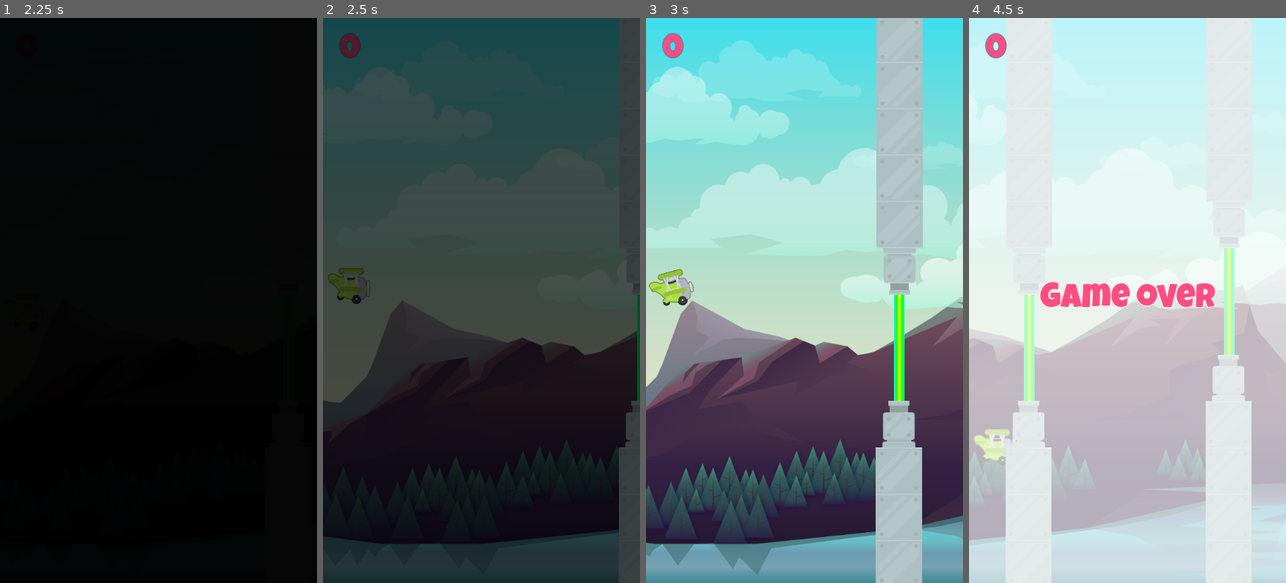
Above: before the commit, frames 1-4 (left to right).
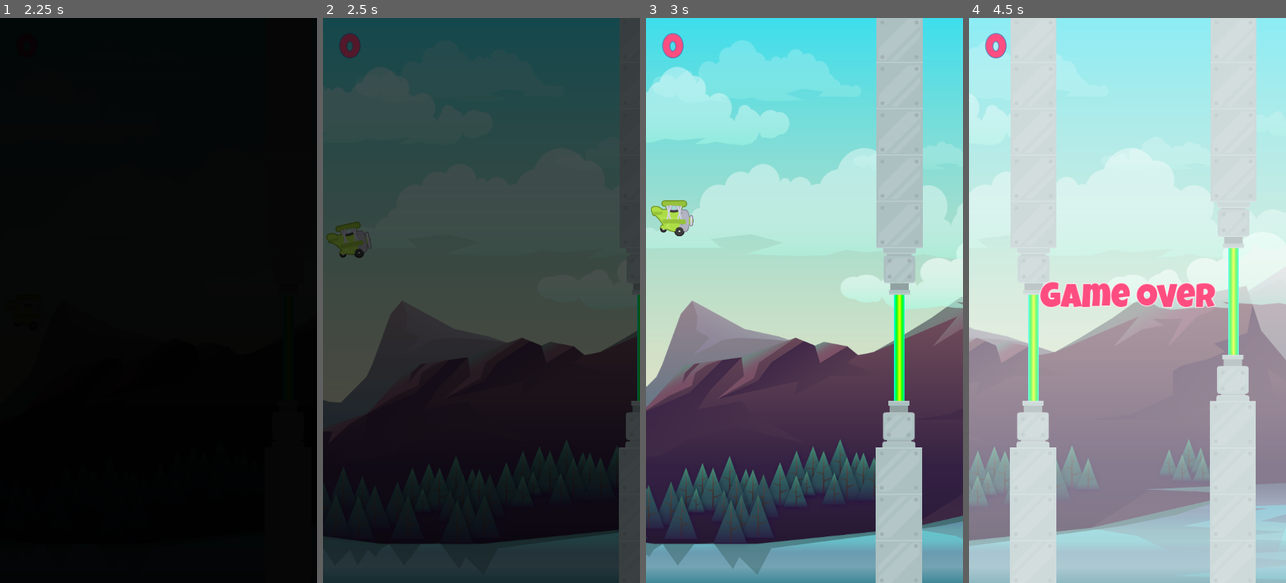
Above: after the commit, the same moments.

Repository: Danielle-Luz/Plane-game
Game: Godot game, scene res://scenes/main/main.tscn
Same seed, same stepped clock (60 frames per second), same inputs: the game is played once before the commit and once after it.
Inputs:
- Up to frame 1 (2.25 s): tap Space at 0.5, 1.25 s; hold Up (ui_up) 0.53-2.03 s; tap Enter (ui_accept) at 0.77, 1.52 s
- Up to frame 2 (2.5 s): no input
- Up to frame 3 (3 s): hold Up (ui_up) from 2.78 s (still down)
- Up to frame 4 (4.5 s): tap Enter (ui_accept) at 3.02, 3.77 s; release Up (ui_up) at 4.28 s

Frame 1 is identical in both runs. In frame 2, 0.8% of the frame differs, in the area x 0-16%, y 36-51%; in frame 3, 1.1%; in frame 4, 59%, in the area x 0-100%, y 0-100%.

Commit message:
feat: add auto fly when game starts and removed prints

Diff:
--- a/scenes/plane/plane.gd
+++ b/scenes/plane/plane.gd
@@ -10,6 +10,7 @@
 
 func _ready() -> void:
 	SignalsAutoload.game_ended.connect(self.die)
+	Input.action_press("ui_up")
 
 func _physics_process(delta: float) -> void:
 	if(self.is_on_ceiling() || self.is_on_floor()):
